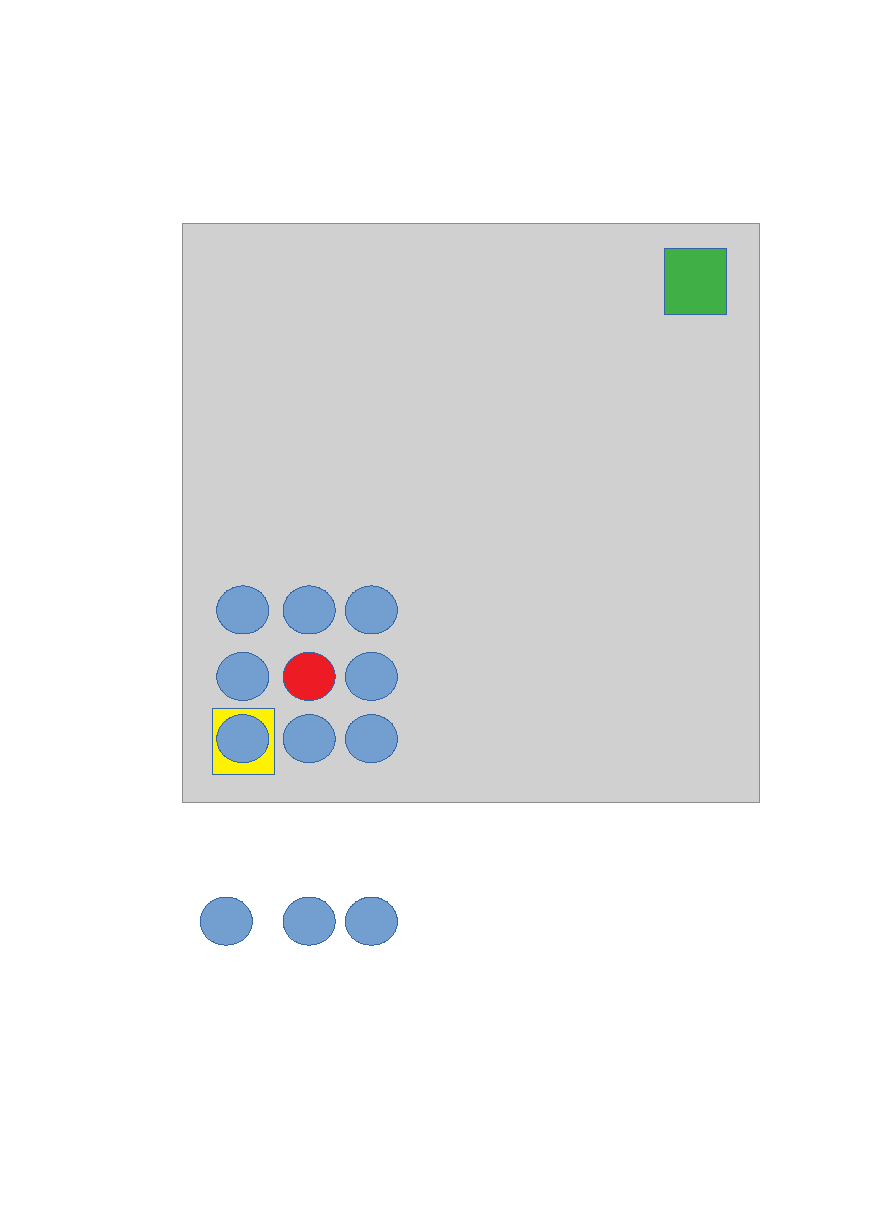
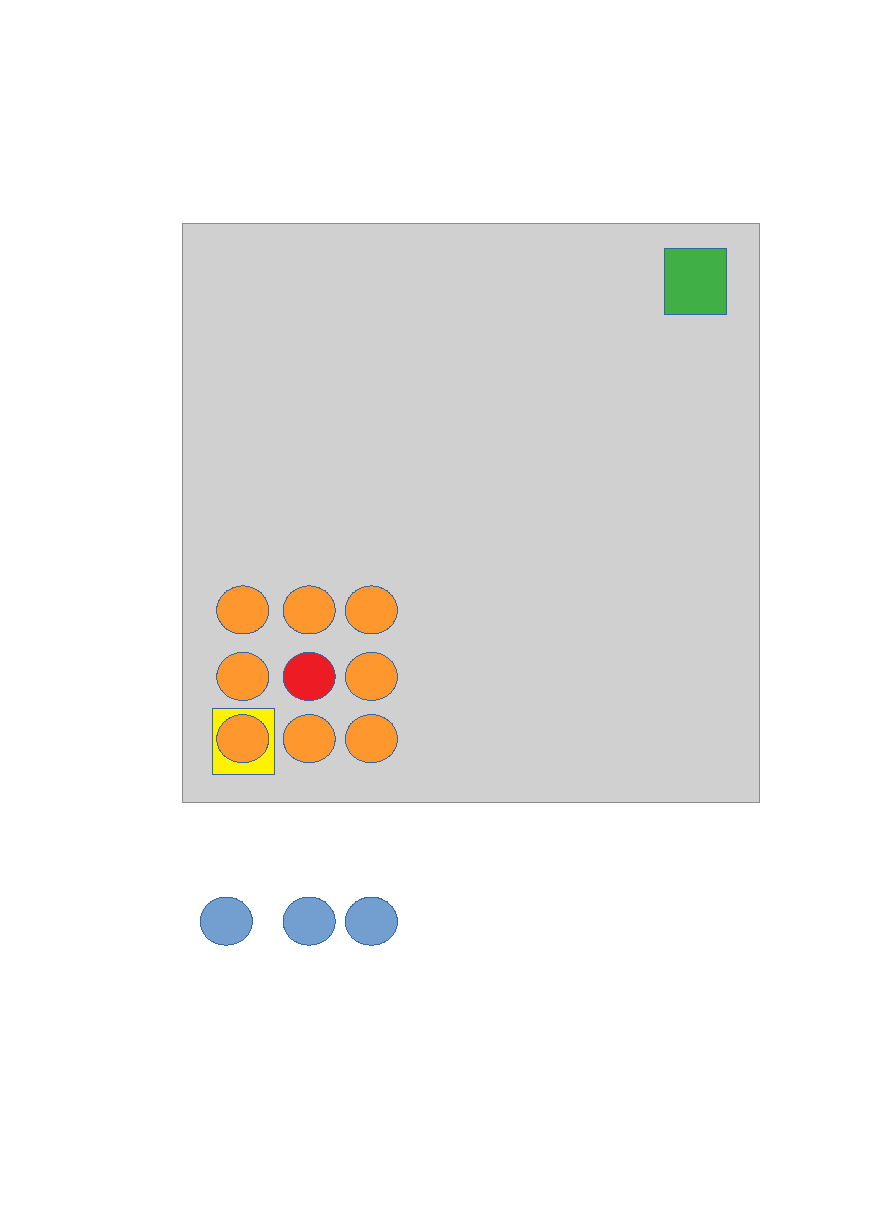
Before and after one commit to fabhrius/La-Cosa, a slide deck: slide 11 of capitulos/9 - Redundancia/cap3 - Redundancia.odp. Drawn at 871x1232 pixels with LibreOffice and Linux fonts; fonts in the diff are those of the drawing; grey boxes stand for pictures. Boxes give left, top, right and bottom in pixels: in the first picture for what was removed or moved away, otherwise in the second. Text is boxed around its words. In the diff, an @@ line names an element or a change of style, - is before the commit and + after.

```diff
--- a/capitulos/9 - Redundancia/cap3 - Redundancia.odp
+++ b/capitulos/9 - Redundancia/cap3 - Redundancia.odp
@@ ellipse: place and size @@
-ellipse at <box>345,652,397,700</box>
+ellipse at <box>345,586,397,634</box>
@@ ellipse: place and size @@
-ellipse at <box>283,714,335,763</box>
+ellipse at <box>345,652,397,700</box>
@@ fill #729FCF to #FF972F in 8 elements at <box>217,586,269,634</box>, <box>283,586,335,634</box>, <box>217,652,269,700</box>, <box>345,586,397,634</box>, <box>283,714,335,763</box>, <box>345,652,397,700</box>, <box>345,714,397,763</box>, <box>217,714,269,763</box> @@
@@ ellipse: place and size @@
-ellipse at <box>345,586,397,634</box>
+ellipse at <box>217,714,269,763</box>
@@ ellipse: place and size @@
-ellipse at <box>345,714,397,763</box>
+ellipse at <box>283,714,335,763</box>
@@ ellipse: place and size @@
-ellipse at <box>217,714,269,763</box>
+ellipse at <box>345,714,397,763</box>
```
Also in this commit, not shown: 3 slides added, 2 slides removed, 1 other file.
